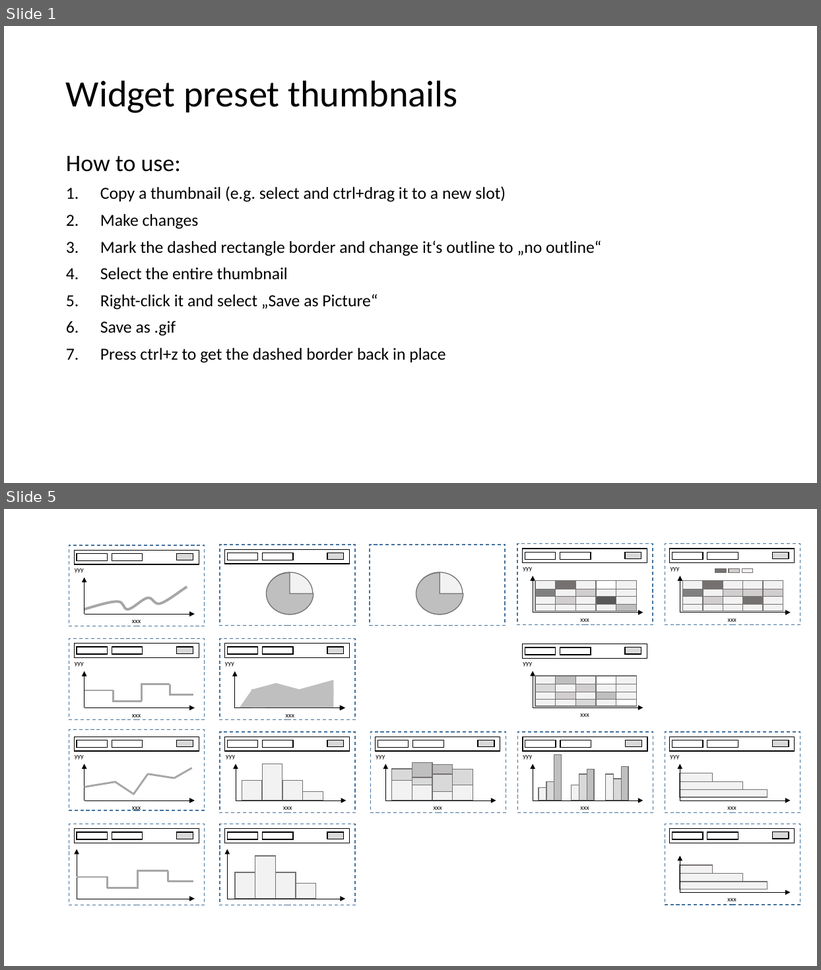
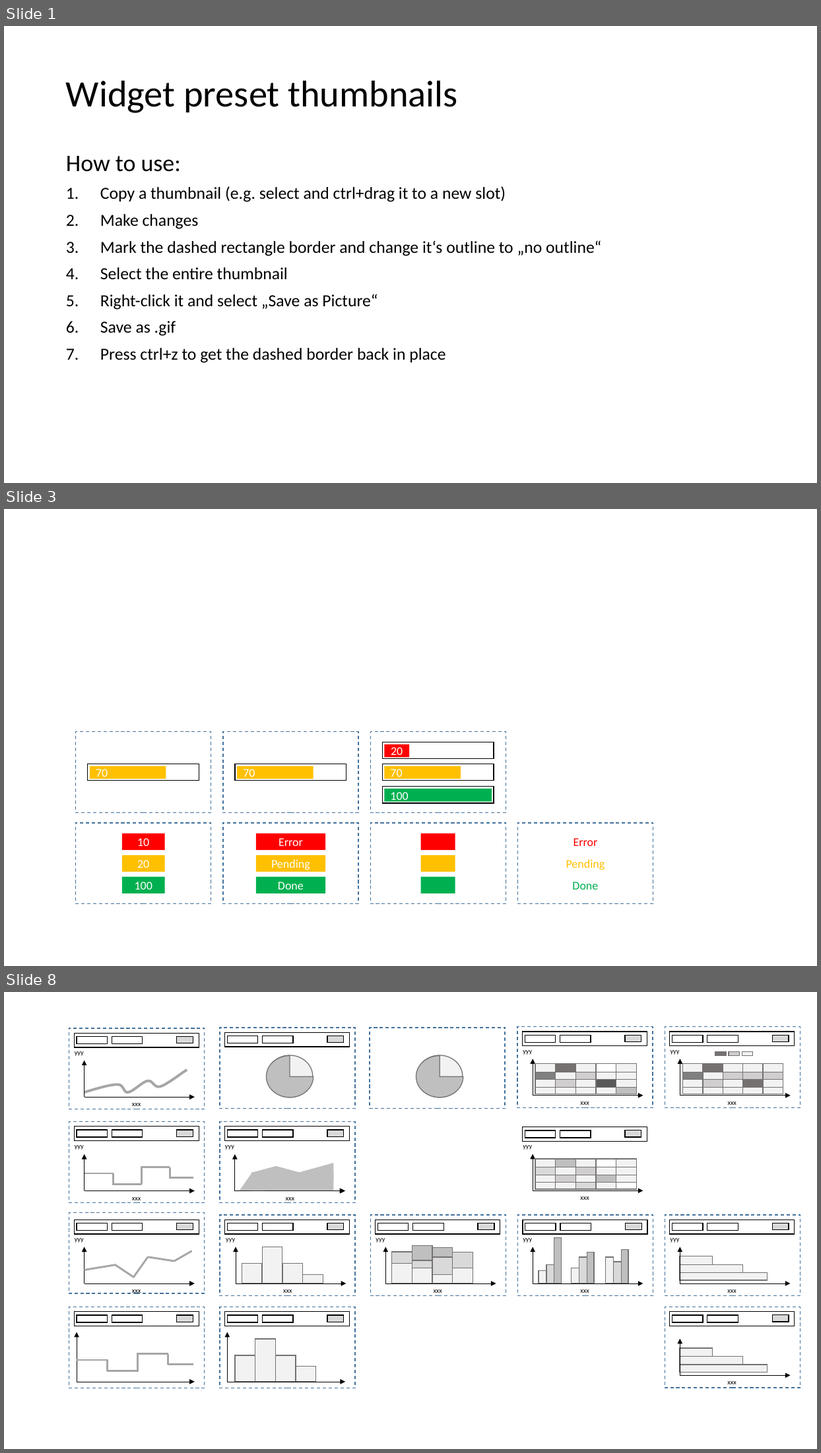
Before and after one commit to ExFace/Core, a slide deck: Docs/documentation/uxon_presets.pptx. Shown one above the other, each under a label of ours: slides 1 and 5 before the commit, slides 1, 3 and 8 after it; the slides between them are not shown. The pictures are 821x970 and 821x1453 pixels, drawn with LibreOffice and Linux fonts; fonts in the diff are those of the drawing. Boxes give left, top, right and bottom in pixels: in the first picture for what was removed or moved away, otherwise in the second. Text is boxed around its words. In the diff, an @@ line names an element or a change of style, - is before the commit and + after.

```diff
--- a/Docs/documentation/uxon_presets.pptx
+++ b/Docs/documentation/uxon_presets.pptx
@@ slide 3 added at <box>4,509,817,966</box>, background #FFFFFF @@
@@ rectangle added at <box>76,731,211,813</box>, fill #FFFFFF, outline #43739E 1 pt dashed @@
@@ rectangle added at <box>223,731,358,813</box>, fill #FFFFFF, outline #43739E 1 pt dashed @@
@@ rectangle added at <box>370,731,506,813</box>, fill #FFFFFF, outline #43739E 1 pt dashed @@
@@ rectangle added at <box>382,743,494,759</box>, fill #FFFFFF, outline #000000 1 pt @@
@@ rectangle added at <box>385,745,410,757</box>, fill #FF0000, 14 pt, text #FFFFFF @@
+20
@@ rectangle added at <box>88,764,199,780</box>, fill #FFFFFF, outline #000000 1 pt @@
@@ rectangle added at <box>235,764,347,780</box>, fill #FFFFFF, outline #000000 1 pt @@
@@ rectangle added at <box>382,764,494,780</box>, fill #FFFFFF, outline #000000 1 pt @@
@@ rectangle added at <box>90,766,166,779</box>, fill #FFC000, 14 pt, text #FFFFFF @@
+70
@@ rectangle added at <box>237,766,314,779</box>, fill #FFC000, 14 pt, text #FFFFFF @@
+70
@@ rectangle added at <box>385,766,461,779</box>, fill #FFC000, 14 pt, text #FFFFFF @@
+70
@@ rectangle added at <box>382,787,494,803</box>, fill #FFFFFF, outline #000000 1 pt @@
@@ rectangle added at <box>385,789,492,802</box>, fill #00B050, 14 pt, text #FFFFFF @@
+100
@@ rectangle added at <box>76,823,211,904</box>, fill #FFFFFF, outline #43739E 1 pt dashed @@
@@ rectangle added at <box>223,823,358,904</box>, fill #FFFFFF, outline #43739E 1 pt dashed @@
@@ rectangle added at <box>370,823,506,904</box>, fill #FFFFFF, outline #43739E 1 pt dashed @@
@@ rectangle added at <box>517,823,653,904</box>, fill #FFFFFF, outline #43739E 1 pt dashed @@
@@ rectangle added at <box>122,834,165,850</box>, fill #FF0000, 14 pt, text #FFFFFF @@
+10
@@ rectangle added at <box>256,834,325,850</box>, fill #FF0000, 14 pt, text #FFFFFF @@
+Error
@@ rectangle added at <box>421,834,455,850</box>, fill #FF0000 @@
@@ text added at <box>574,838,598,846</box>, 14 pt, text #FF0000 @@
+Error
@@ rectangle added at <box>122,855,165,872</box>, fill #FFC000, 14 pt, text #FFFFFF @@
+20
@@ rectangle added at <box>256,855,325,872</box>, fill #FFC000, 14 pt, text #FFFFFF @@
+Pending
@@ rectangle added at <box>421,855,455,872</box>, fill #FFC000 @@
@@ text added at <box>566,859,605,870</box>, 14 pt, text #FFC000 @@
+Pending
@@ rectangle added at <box>122,877,165,894</box>, fill #00B050, 14 pt, text #FFFFFF @@
+100
@@ rectangle added at <box>256,877,325,894</box>, fill #00B050, 14 pt, text #FFFFFF @@
+Done
@@ rectangle added at <box>421,877,455,894</box>, fill #00B050 @@
@@ text added at <box>572,882,598,890</box>, 14 pt, text #00B050 @@
+Done
@@ what was slide 5 is now slide 8 @@
```
Also in this commit, not shown: 5 slides changed, 3 other slides added, 1 slide removed, 41 other files.
